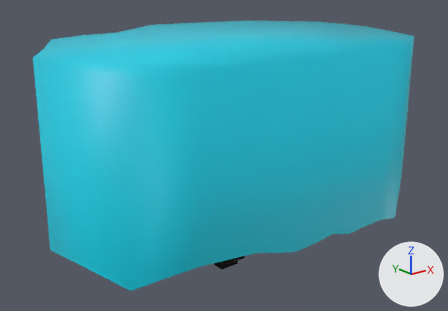
An edit to the Blender file data/levels/boiling_point/models/boiling_point.blend, drawn before and after from the same camera.
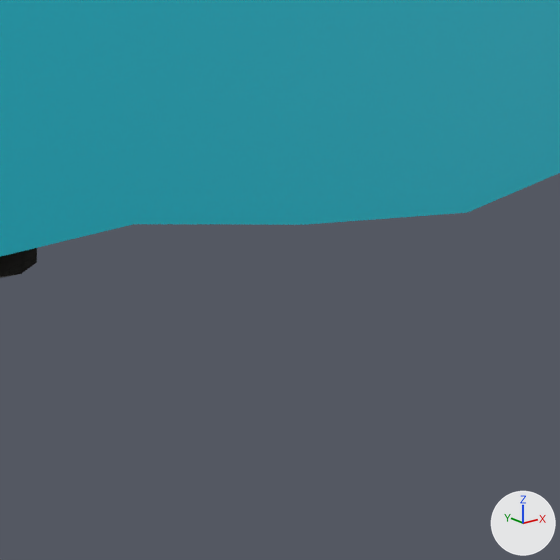
Each version is shown whole from a 50 mm lens placed at (-13751.0, -11455.0, 8332.0), pointed at (-2335.0, 2815.0, 2624.0), then close up on the part from 54% to 69% of the width and 73% to 94% of the height. Arrows for +X, +Y and +Z are at lower right; the lights stay in place.

Script lines for the objects in view, before the commit:
```python
me_cube_001 = bpy.data.meshes.new('Cube.001')
me_cube_001.from_pydata(...)  # 4586 vertices, 5650 faces; spans x -8265.0..3412.0, y -1363.0..7295.0, z -600.0..6223.0
me_cube_001.materials.append(mat_bp_icy_siding)
me_cube_001.materials.append(mat_bp_concrete)  # picture img_greywall_tif_001
me_cube_001.materials.append(mat_bp_floors)
me_cube_001.materials.append(mat_bp_floors_snow)
me_cube_001.materials.append(mat_bp_grate)  # picture img_alpha_test_bump_tga
me_cube_001.materials.append(mat_bp_panels_trim)  # picture img_panel_strip_tga
me_cube_001.materials.append(mat_bp_trim_alt)  # picture img_detail_strips_tga
me_cube_001.materials.append(mat_bp_oxy_tank)  # picture img_obj_oxy_tank_tga
me_cube_001.materials.append(mat_bp_grid)  # picture img_underside_tif
me_cube_001.materials.append(mat_bp_pipes_water)  # blue #0072e7
me_cube_001.materials.append(mat_bp_pipes_other)
me_cube_001.materials.append(mat_bp_snow)  # picture img_b40_cliff_snow_detail_tga
me_cube_001.materials.append(mat_bp_cliff)  # picture img_b40_cliff_wall_tif
me_cube_001.materials.append(mat_sky)  # cyan #00d0e7
me_cube_001.materials.append(mat_bp_light_white)  # white #e7e7e7
me_cube_001.materials.append(mat_bp_light_orange)  # white #e7e7e7
me_cube_001.materials.append(mat_bp_light_red)  # white #e7e7e7
ob_bsp = bpy.data.objects.new('bsp', me_cube_001)
ob_bsp.parent = ob_frame
ob_bsp.matrix_parent_inverse = Matrix(((1.0, 0.0, 0.0, -11.88), (0.0, 1.0, 0.0, 11.88), (0.0, 0.0, 1.0, -0.51), (0.0, 0.0, 0.0, 1.0)))
ob_bsp.location = (11.88, -11.88, 0.51)
_m = ob_bsp.modifiers.new('Triangulate', 'TRIANGULATE')
_m = ob_bsp.modifiers.new('EdgeSplit', 'EDGE_SPLIT')
_m.use_edge_angle = False
```
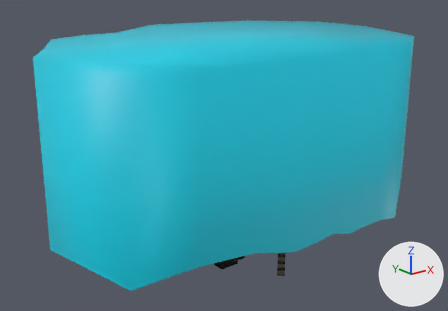
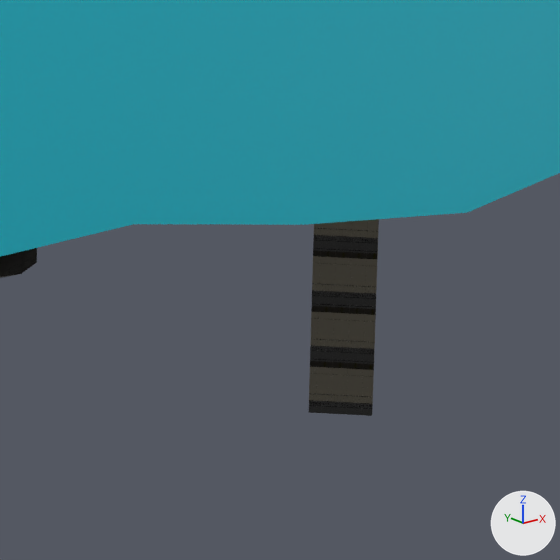
Boxes (x1, y1, x2, y2) around the edits, measured in the close-ups (560 x 560 px; the box of a moved part takes in the faces that stretch with it):
'bsp', reshaped
    before: (0, 0, 560, 278)
    after: (0, 0, 560, 416)
part 1 of me_cube_001, moved or reshaped (not visible before)
    after: (309, 219, 379, 416)

What the commit changed:
Material 'bp_ladder^%' (mat_bp_ladder) is new.
Its texture is img_alpha_test_bump_tga.
me_cube_001 is used by ob_bsp; parent ob_frame; location (11.88, -11.88, 0.51).
me_cube_001 had 4586 vertices, 5650 faces and spanned x -8265.0..3412.0, y -1363.0..7295.0, z -600.0..6223.0.
me_cube_001 now has 4739 vertices, 5801 faces and spans x -8265.0..3412.0, y -1363.0..7295.0, z -600.0..6223.0.
me_cube_001 part 1: 19 vertices moved from x -3414.0..-1668.0, y 531.0..3199.0, z 180.0..804.0 to x -3414.0..-1668.0, y 840.0..3284.0, z 180.0..804.0; 173 vertices removed from x -3358.0..-1447.0, y 531.0..3357.0, z 180.0..804.0; 326 vertices added at x -3284.0..-1642.0, y 371.0..3284.0, z -600.0..804.0.
me_cube_001 now uses material mat_bp_ladder (picture img_alpha_test_bump_tga).
